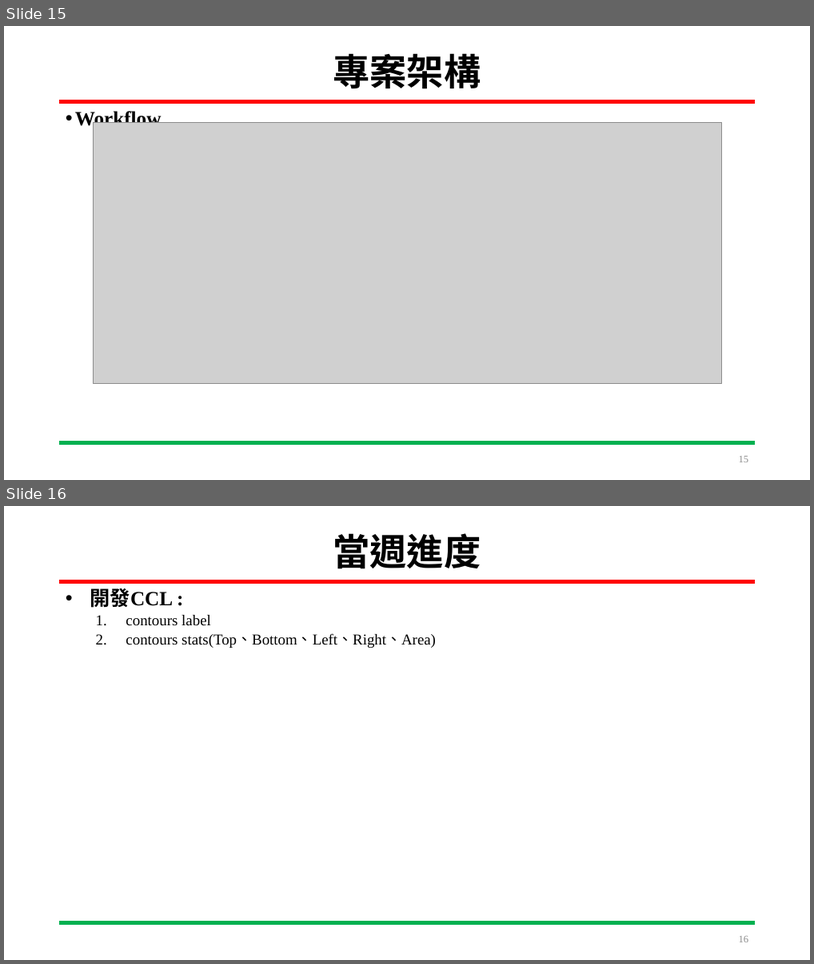
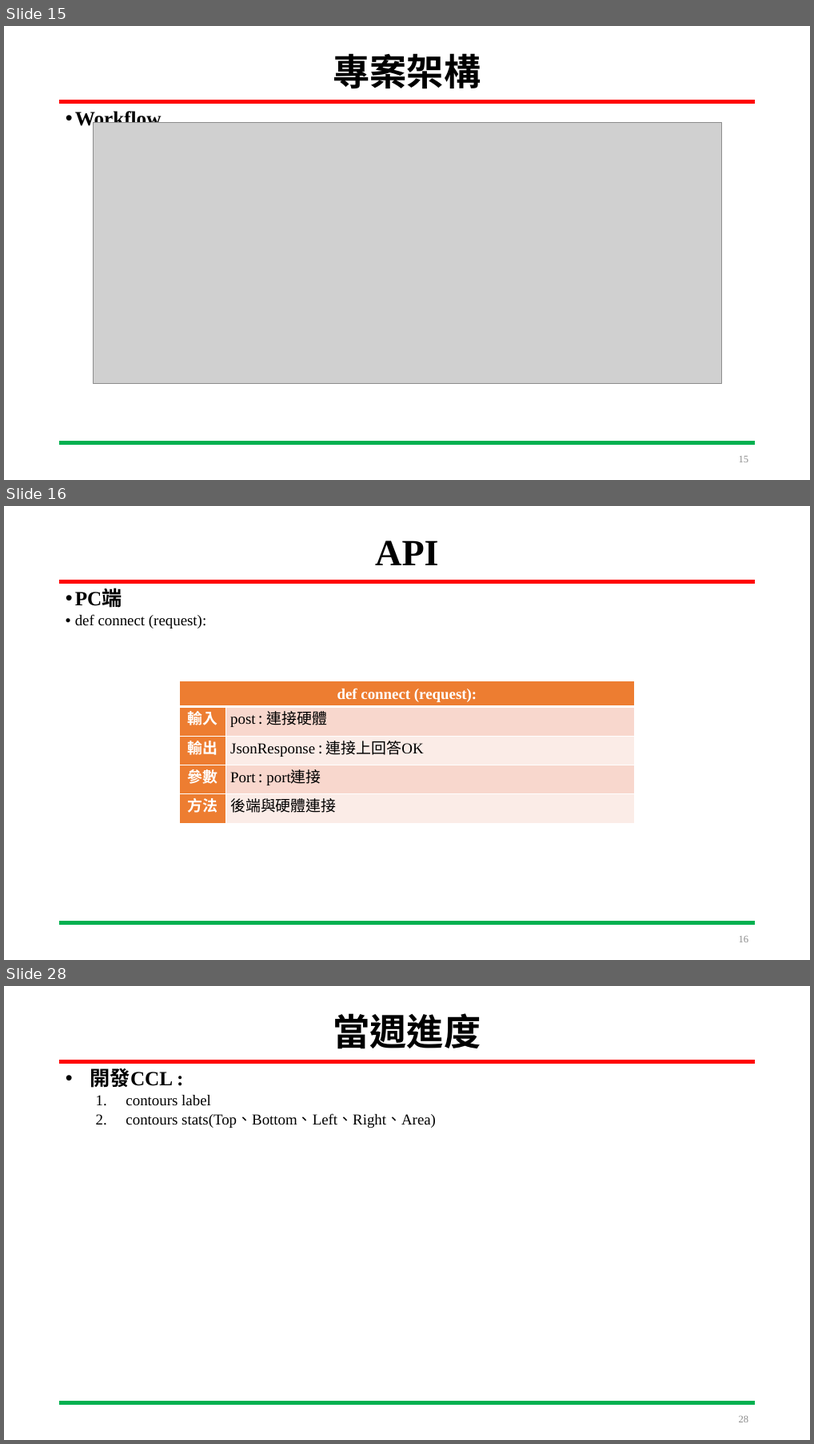
Before and after one commit to HOURFA/SoC_course, a slide deck: final_project/N03-DevelopmentLog/SoC_Final_project.pptx. Shown one above the other, each under a label of ours: slides 15 and 16 before the commit, slides 15, 16 and 28 after it; the slides between them are not shown. The pictures are 814x964 and 814x1444 pixels, drawn with LibreOffice and Linux fonts; fonts in the diff are those of the drawing; grey boxes stand for pictures. Boxes give left, top, right and bottom in pixels: in the first picture for what was removed or moved away, otherwise in the second. Text is boxed around its words. In the diff, an @@ line names an element or a change of style, - is before the commit and + after.

```diff
--- a/final_project/N03-DevelopmentLog/SoC_Final_project.pptx
+++ b/final_project/N03-DevelopmentLog/SoC_Final_project.pptx
@@ slide 16 added at <box>4,506,810,960</box>, background #FFFFFF; not listed: 2 template elements that a slide beside it also shows @@
@@ title added at <box>375,540,439,565</box>, 44 pt, text #000000, bold @@
+API
@@ text added at <box>75,589,206,628</box>, 18 pt, text #000000 @@
+• PC端
+• def connect (request):
@@ table added at <box>179,681,635,824</box>, 5 rows, 2 columns @@
+def connect (request): | 
+輸入 | post : 連接硬體
+輸出 | JsonResponse : 連接上回答OK
+參數 | Port : port連接
+方法 | 後端與硬體連接
@@ page number added at <box>739,936,750,942</box>, 12 pt, text #8C8C8C @@
+16
@@ what was slide 16 is now slide 28 @@
@@ page number at <box>739,1416,750,1422</box>: text changed @@
-16
+28
```
Also in this commit, not shown: 7 slides changed, 12 other slides added.
